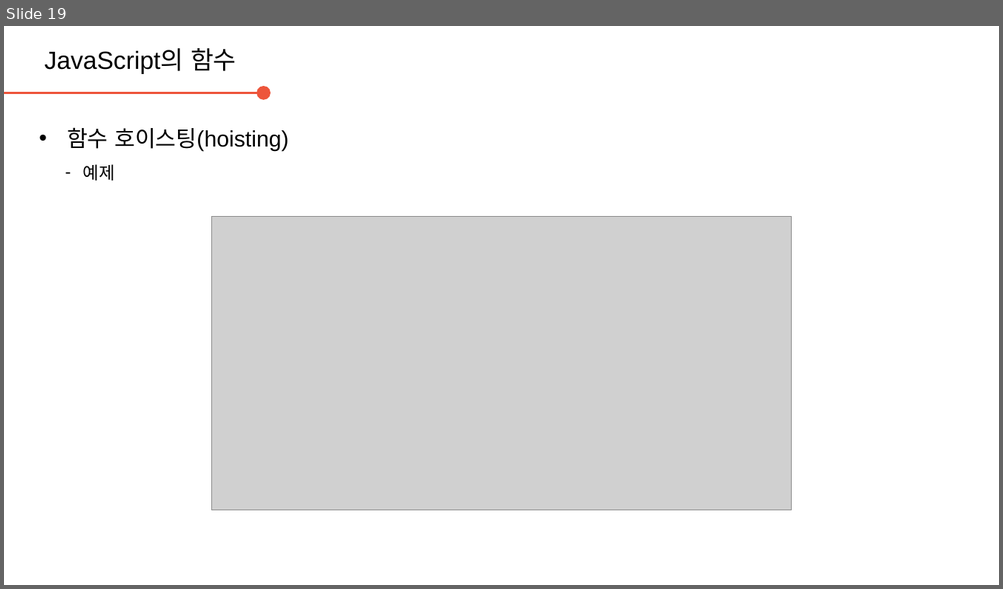
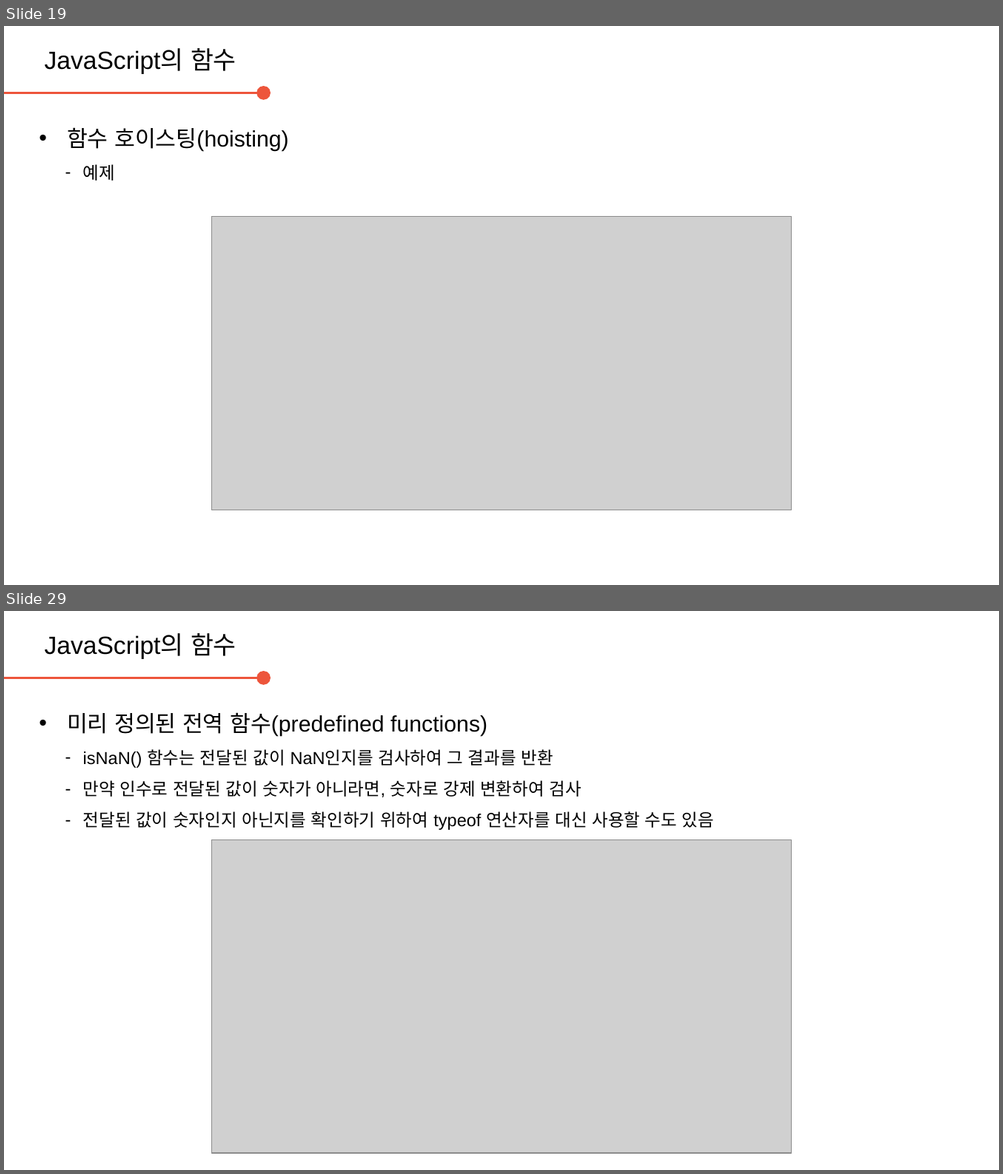
Before and after one commit to daegukdo/GCWM, a slide deck: 35/200901_JavaScript_function.pptx. Shown one above the other, each under a label of ours: slide 19 before the commit, slides 19 and 29 after it; the slides between them are not shown. The pictures are 1003x589 and 1003x1174 pixels, drawn with LibreOffice and Linux fonts; fonts in the diff are those of the drawing; grey boxes stand for pictures; background and template pictures are left out. Boxes give left, top, right and bottom in pixels: in the first picture for what was removed or moved away, otherwise in the second. Text is boxed around its words. In the diff, an @@ line names an element or a change of style, - is before the commit and + after.

Commit message:
get coding with me  - edit JavaScript resource (function)

```diff
--- a/35/200901_JavaScript_function.pptx
+++ b/35/200901_JavaScript_function.pptx
@@ slide 29 added at box(4, 611, 999, 1170), background #FFFFFF @@
@@ text added at box(45, 633, 236, 659), 20 pt, text #000000 @@
+JavaScript의 함수
@@ arrow added from (4, 678) to (264, 678), #ED553B 2.25 pt @@
@@ text added at box(67, 712, 714, 830), 14 pt, text #000000 @@
+• 미리 정의된 전역 함수(predefined functions)
+  – isNaN() 함수는 전달된 값이 NaN인지를 검사하여 그 결과를 반환
+  – 만약 인수로 전달된 값이 숫자가 아니라면, 숫자로 강제 변환하여 검사
+  – 전달된 값이 숫자인지 아닌지를 확인하기 위하여 typeof 연산자를 대신 사용할 수도 있음
@@ picture added at box(212, 840, 792, 1153) @@
```
Also in this commit, not shown: 15 other slides added, 2 slides removed, 1 other file.
